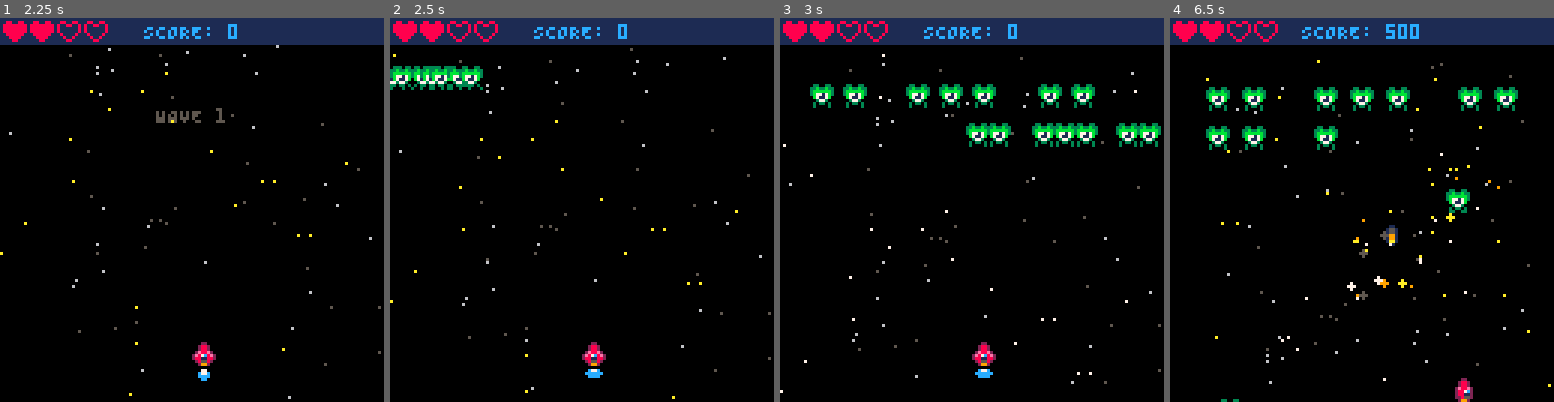
Above: before the commit, frames 1-4 (left to right).
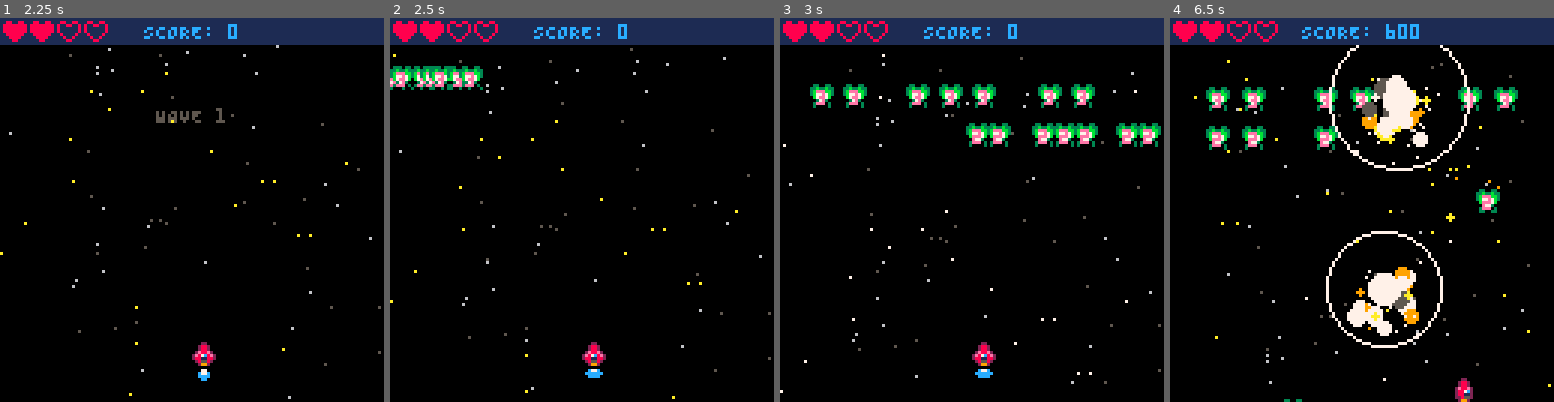
Above: after the commit, the same moments.

Repository: ProfSFrink/pico-8_shump_tutorial
Game: PICO-8 cartridge shump.p8
Two runs of this game, one before a commit and one after it. Both use one fixed random seed, a clock stepped at 60 frames per second and the inputs below.
Inputs:
- Up to frame 1 (2.25 s): tap X (X key) at 0.33, 1.07, 1.85 s; tap O (Z key) at 0.7, 1.7, 2.1 s; hold Right 1.6-2.1 s; hold Up from 2.15 s (still down)
- Up to frame 2 (2.5 s): release Up at 2.42 s; hold Right from 2.47 s (still down)
- Up to frame 3 (3 s): keep holding Right; tap O (Z key) at 2.5, 2.9 s; tap X (X key) at 2.97 s
- Up to frame 4 (6.5 s): release Right at 3.03 s; hold Left 3.08-3.58 s; tap O (Z key) every 0.4 s from 3.3 to 6.1 s; hold Down 3.63-3.97 s; hold Right 4.02-4.68 s; tap X (X key) at 4.08, 5.2, 6.32 s; hold Up 4.73-5.03 s; hold Left 5.08-5.68 s; hold Down 5.73-6.03 s; hold Right from 6.08 s (still down)

Frame 1 is identical in both runs. In frame 2, 0.3% of the frame differs, in the area x 0-22%, y 14-18%; in frame 3, 0.9%; in frame 4, 6.6%, in the area x 6-89%, y 1-100%.

Commit message:
- (refactor) re-works enemy movement to have x and y speed values.
- (refactor) now pass enemy object into movement functions.

Diff:
--- a/behavior/EnemyMovement.lua
+++ b/behavior/EnemyMovement.lua
@@ -1,27 +1,35 @@
 -- Enemy movement patterns.
 
-function down(_ENV)
-    y += spd
+function down(e)
+    e.y += e.ySpd
 end
 
--- Enemy moves down the screen, while also moving left and right in a wave pattern.
-function downWave(_ENV)
-    x = x + cos(y / 16) * spd
-    y += spd
+-- Enemy moves down while weaving left and right in a sine wave.
+function downWave(e, t)
+    e.xSpd = sin(t / 45)
+
+    if e.x < 32 then
+        e.xSpd += 1 - (e.x / 32)
+    end
+
+    if e.x > 88 then
+        e.xSpd -= (e.x - 88) / 32
+    end
+
+    e.x += e.xSpd
+    e.y += e.ySpd
 end
 
--- Enemy moves down the screen, while also moving left and right in a wave pattern, but slower than the above.
-function downWaveSlow(_ENV)
-    x = x + cos(y / 32) * spd
-    y += spd / 2
+-- Enemy moves down slowly while weaving left and right using cosine of its y position.
+function downWaveSlow(e)
+    e.x += cos(e.y / 32) * e.xSpd
+    e.y += e.ySpd / 2
 end
 
--- Enemy moves down the screen toward the center.
-function downTowardCenter(_ENV)
-    local centerX = 64
+-- Enemy moves down toward the horizontal center of the screen.
+function downTowardCenter(e)
+    local angle = atan2(64 - e.x, 140 - e.y)
 
-    local angle = atan2(centerX - x, 140 - y)
-
-    x += cos(angle) * spd
-    y += sin(angle) * spd
+    e.x += cos(angle) * e.xSpd
+    e.y += sin(angle) * e.ySpd
 end
--- a/entities/Enemies.lua
+++ b/entities/Enemies.lua
@@ -17,7 +17,7 @@
 -- colW: Collision width - defaults to 7 (Optional).
 -- colH: Collision height - defaults to 7 (Optional).
 -- sprSize: Size the sprite - defaults to 7x7 (Optional).
--- move: Move function to use.
+-- move: Movement function to use.
 eDefs = {
     alien = {
         cols = {
@@ -30,7 +30,8 @@
         ani = { 80, 81, 82, 83 },
         flash = 84,
         aniDelay = 0.4,
-        spd = 1.25,
+        xSpd = 0,
+        ySpd = 1.25,
         hp = 2,
         points = 100,
         move = downWave
@@ -46,10 +47,11 @@
         ani = { 64, 65, 66, 67 },
         flash = 68,
         aniDelay = 0.4,
-        spd = 1,
+        xSpd = 1,
+        ySpd = 1,
         hp = 2,
         points = 175,
-        move = down
+        move = downWaveSlow
     },
     eyeball = {
         cols = {
@@ -62,7 +64,8 @@
         ani = { 69, 70, 71, 72 },
         flash = 73,
         aniDelay = 0.4,
-        spd = 0.6,
+        xSpd = 0.6,
+        ySpd = 0.6,
         hp = 3,
         points = 150,
         move = downWave
@@ -80,7 +83,8 @@
         ani = { 88, 89, 90, 91, 92 },
         flash = 93,
         aniDelay = 0.4,
-        spd = 0.6,
+        xSpd = 0.6,
+        ySpd = 0.6,
         hp = 3,
         points = 200,
         move = down
@@ -96,7 +100,8 @@
         ani = { 85, 86 },
         flash = 87,
         aniDelay = 0.4,
-        spd = 0.8,
+        xSpd = 0.8,
+        ySpd = 0.8,
         hp = 2,
         points = 200,
         move = downWave
@@ -112,7 +117,8 @@
         ani = { 74, 75, 76, 77 },
         flash = 78,
         aniDelay = 0.4,
-        spd = 2.5,
+        xSpd = 2.5,
+        ySpd = 2.5,
         hp = 3,
         points = 300,
         move = downTowardCenter
@@ -131,7 +137,8 @@
         ani = { 96, 98 },
         flash = 100,
         aniDelay = 0.4,
-        spd = 0.6,
+        xSpd = 0.6,
+        ySpd = 0.6,
         hp = 30,
         points = 1000,
         moveTime = 45,
@@ -163,23 +170,28 @@
 -- @param enemyCfg: Enemy configuration object.
 -- @param eneX: Spawn x position.
 -- @param eneY: Spawn y position.
+-- @param eneRowNum: Spawn row number.
 -- @return: A new enemy object.
-function newEnemy(enemyCfg, eneX, eneY)
+function newEnemy(enemyCfg, eneX, eneY, eneRowNum)
     -- Local references to global scope.
     local enemies = enemies
     local player = player
     local spawnShockWave = spawnShockWave
     local swConfig = lgSwCfg
     local spawnExp = spawnExp
+    local print = print
     local sfx = sfx
     local expCols = eneCols
     local uiHeight = uiHeight
+    local g = _g
 
     return {
         name = enemyCfg.name,
         x = eneX,
         y = eneY,
-        spd = enemyCfg.spd,
+        rowNum = eneRowNum,
+        xSpd = enemyCfg.xSpd,
+        ySpd = enemyCfg.ySpd,
         hp = enemyCfg.hp or 1,
         points = enemyCfg.points,
 
@@ -256,7 +268,7 @@
                 state = eneState.dead
                 player.score += points
                 -- Spawn explosion.
-                spawnExp(x, y, spd, expCols)
+                spawnExp(x, y, ySpd, expCols)
                 -- Spawn large shockwave.
                 spawnShockWave(x, y, swConfig)
             else
@@ -303,7 +315,7 @@
                 animate(_ENV)
             elseif state == eneState.attacking then
                 animate(_ENV)
-                move(_ENV)
+                move(_ENV, g.gameT)
             end
 
             -- Remove if off-screen and not spawning.
@@ -325,6 +337,8 @@
             end
 
             pal()
+
+            print(rowNum, x+2, y+2, 14)
         end
     }
 end
@@ -336,8 +350,7 @@
 -- @param spawnRowNum: Enemies row number.
 -- @return: The spawned enemy object.
 function spawnEnemy(enemy, spawnX, spawnY, spawnRowNum)
-    local newE = newEnemy(enemy, spawnX, spawnY)
-    newE.rowNum = spawnRowNum
+    local newE = newEnemy(enemy, spawnX, spawnY, spawnRowNum)
 
     add(
         enemies, newE
